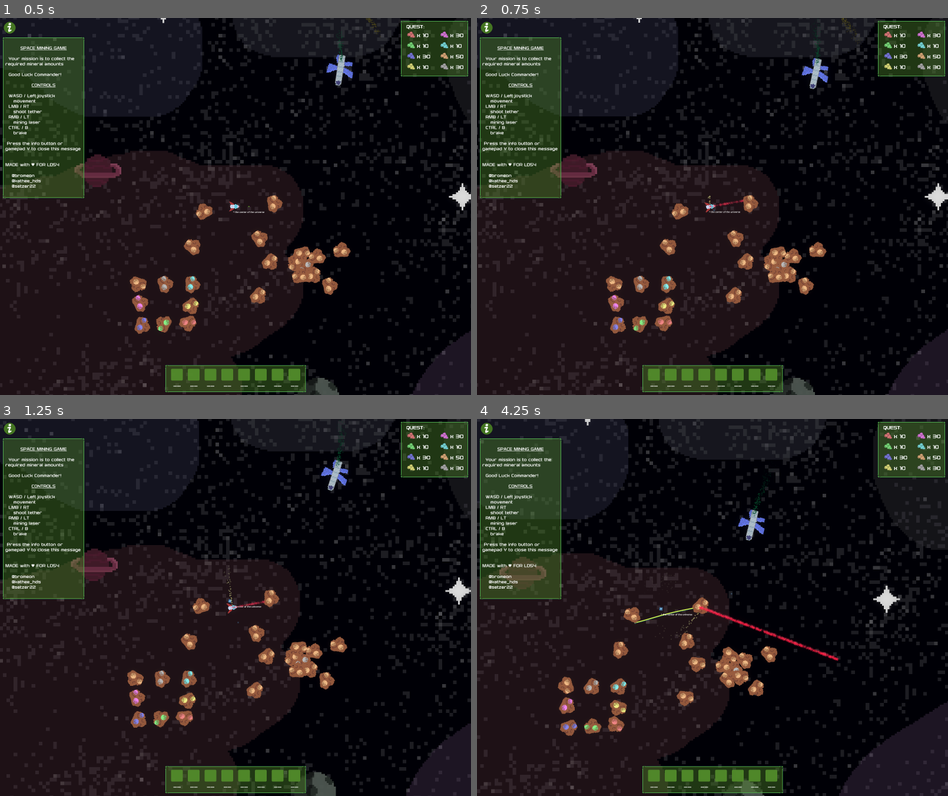
Above: before the commit, frames 1-4 (two rows, left to right).
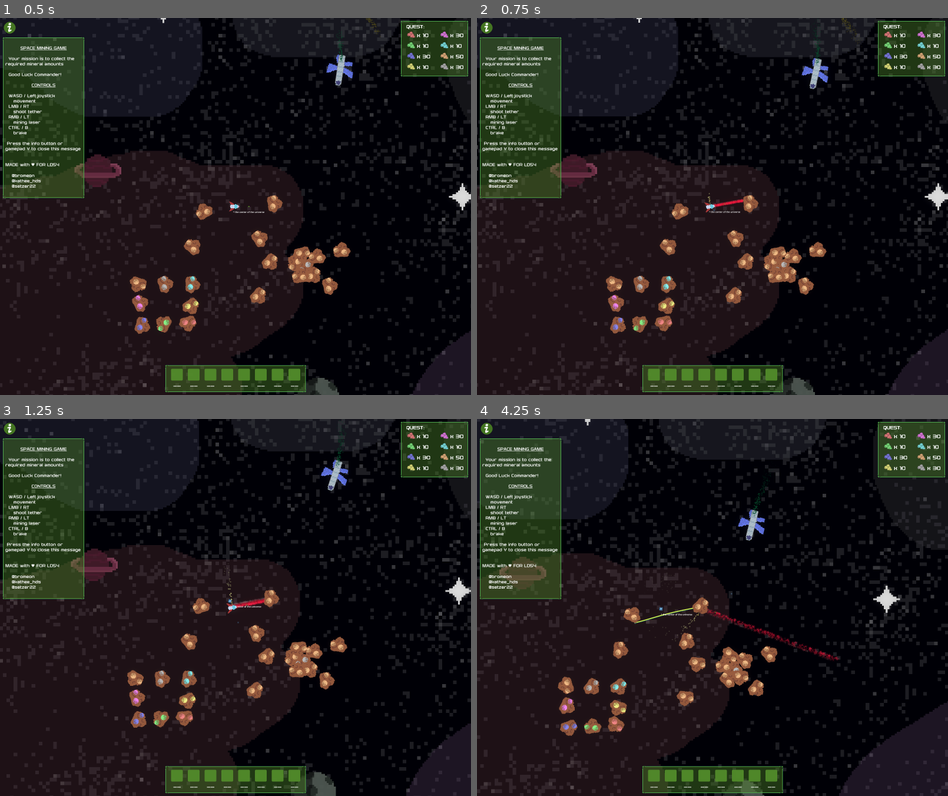
Above: after the commit, the same moments.

Repository: Bromeon/LudumDare54
Game: Godot game, scene res://Scenes/Main/Main.tscn
Same seed, same stepped clock (60 frames per second), same inputs: the game is played once before the commit and once after it. The engine's default icon, where the game draws it, is replaced by a stand-in: a white triangle on a blue panel in a dark square.
Inputs (mouse positions are in pixels of both pictures, inside the frame that each line leads up to):
- Up to frame 1 (0.5 s): no input
- Up to frame 2 (0.75 s): move the mouse to (816, 187) at 0.52 s; hold D (Right) from 0.53 s (still down); hold Right mouse button (ShootLaser) from 0.53 s (still down)
- Up to frame 3 (1.25 s): keep holding D (Right); keep holding Right mouse button (ShootLaser)
- Up to frame 4 (4.25 s): move the mouse to (618, 626) at 1.27 s; release D (Right) at 1.28 s; release Right mouse button (ShootLaser) at 1.28 s; hold Ctrl (Brake) 1.28-2.03 s; tap Space (ShootTether) at 1.35, 2.85 s; move the mouse to (759, 524) at 2.02 s; hold D (Right) 2.03-2.78 s; hold Right mouse button (ShootLaser) 2.03-2.78 s; move the mouse to (688, 682) at 2.77 s; hold W (Up) 2.78-3.53 s; move the mouse to (853, 664) at 3.52 s; hold A (Left) from 3.53 s (still down); hold Right mouse button (ShootLaser) from 3.53 s (still down)

Frame 1 is identical in both runs. In frame 2, less than 0.1% of the frame differs, in the area x 48-57%, y 46-51%; in frame 3, 0.1%; in frame 4, 0.4%, in the area x 37-77%, y 49-65%.

Commit message:
Fix laser particles being reset

Diff:
--- a/Scenes/PlayerShip/Laser.gd
+++ b/Scenes/PlayerShip/Laser.gd
@@ -51,7 +51,8 @@
 	particles.rotation = angle
 	particles.position = start_ + rotated_offset
 
-	particles.amount = DENSITY * beam_length
+	# can't dynamically change amount: https://github.com/godotengine/godot/issues/16352
+	#particles.amount = DENSITY * beam_length
 	particle_material.emission_box_extents.x = beam_length / 2
 #	print("beam: ", start_.round(), " -> ", end_.round())
 
--- a/Scenes/PlayerShip/Laser.tscn
+++ b/Scenes/PlayerShip/Laser.tscn
@@ -4,8 +4,8 @@
 [ext_resource type="Texture2D" uid="uid://eiaskvfbs5lx" path="res://Assets/Sprites/Particles/Laser.png" id="2_wtf1c"]
 
 [sub_resource type="Gradient" id="Gradient_rxlim"]
-offsets = PackedFloat32Array(0, 0.038961, 0.456401, 1)
-colors = PackedColorArray(0.999607, 0.292002, 0.419534, 0.0166976, 0.976471, 0.109852, 0.248918, 1, 0.632813, 0.528237, 0.241217, 0.717647, 1, 1, 1, 0)
+offsets = PackedFloat32Array(0, 0.038961, 0.638743, 0.793194, 1)
+colors = PackedColorArray(0.999607, 0.292002, 0.419534, 0.0166976, 0.976471, 0.109852, 0.248918, 1, 0.486275, 0.0666667, 0.12549, 0.768627, 0.56, 0.3136, 0.346453, 0.662745, 1, 1, 1, 0)
 
 [sub_resource type="GradientTexture1D" id="GradientTexture1D_axka1"]
 gradient = SubResource("Gradient_rxlim")
@@ -33,6 +33,9 @@
 script = ExtResource("1_su6c4")
 
 [node name="GPUParticles2D" type="GPUParticles2D" parent="."]
+z_index = -1
+amount = 400
 process_material = SubResource("ParticleProcessMaterial_ia2is")
 texture = ExtResource("2_wtf1c")
+lifetime = 0.2
 visibility_rect = Rect2(-1000, -1000, 2000, 2000)
